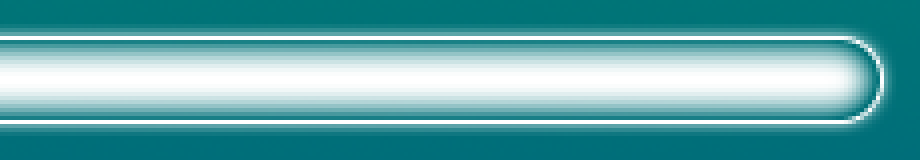
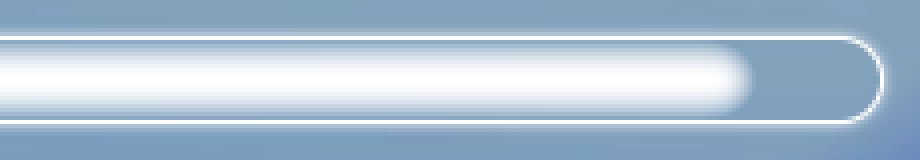
Layered file, before and after one edit (920x160). Changes by layer:
added layer "Layer 2" above "Layer 1" over left=0, top=0, right=920, bottom=160
